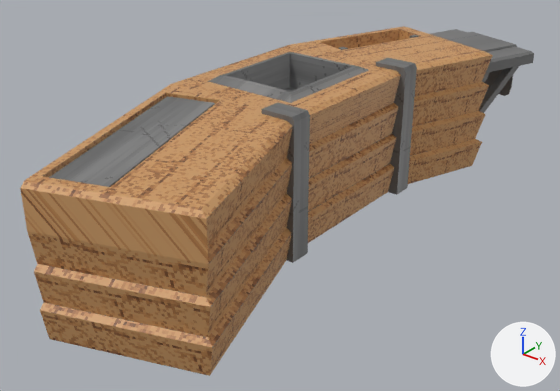
A saved change to the Blender file Blender/B_CookingStation.blend.
One viewpoint serves both versions: a 50 mm camera at (6.65, -8.65, 5.36) aimed at (0.28, -0.68, 0.42). Every picture has the same lights, and +X, +Y and +Z are marked at lower right. The first picture is the older version.

Objects in the first picture: 'CookingStationMesh'.
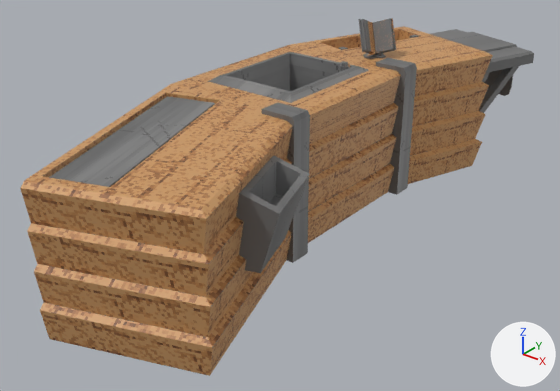
The change in detail:
me_cube is used by ob_cookingstationmesh; location (0.0, 0.0, 0.0).
Verts and faces of me_cube; kept vertices keep their numbers, new ones are numbered from 472.
Before the commit, vertices of me_cube: 125 (2.02, -3.97, 1.95) at pixel (206, 218), 127 (0.06, -4.67, 1.95) at pixel (20, 188), 128 (2.02, -3.97, 1.45) at pixel (208, 264), 131 (0.06, -4.67, 1.45) at pixel (27, 231).
me_cube had 472 vertices, 418 faces and spanned x -1.15..2.02, y -4.67..4.73, z 0.0..2.07.
me_cube now has 650 vertices, 589 faces and spans x -1.15..2.12, y -4.67..4.73, z 0.0..2.6.
me_cube part 1: a new loose piece of 48 vertices spanning x 0.08..0.51, y 1.44..1.85, z 2.01..2.45, in mat_cookingstation (picture img_t_woodandsteel_png).
me_cube part 2: a new loose piece of 32 vertices spanning x 0.12..0.66, y 1.28..1.9, z 2.02..2.6, in mat_cookingstation (picture img_t_woodandsteel_png).
me_cube part 3: a new loose piece of 16 vertices spanning x 1.25..2.12, y -3.16..-1.96, z 0.79..1.84, in mat_cookingstation (picture img_t_woodandsteel_png).
Part 4, on me_cube:
Faces deleted: (125, 128, 131, 127).
Other edits to the shape of me_cube do not show in these pictures.

What differs and where, as boxes [x1, y1, x2, y2] in the pictures (560 x 391 px):
'CookingStationMesh', reshaped: before [20, 26, 534, 376]; after [20, 18, 534, 376]
part 1 of me_cube, added: after [363, 53, 386, 59]
part 2 of me_cube, added: after [358, 18, 396, 55]
part 3 of me_cube, added: after [236, 155, 310, 273]
part 4 of me_cube, deleted (brown): before [20, 188, 209, 264]
